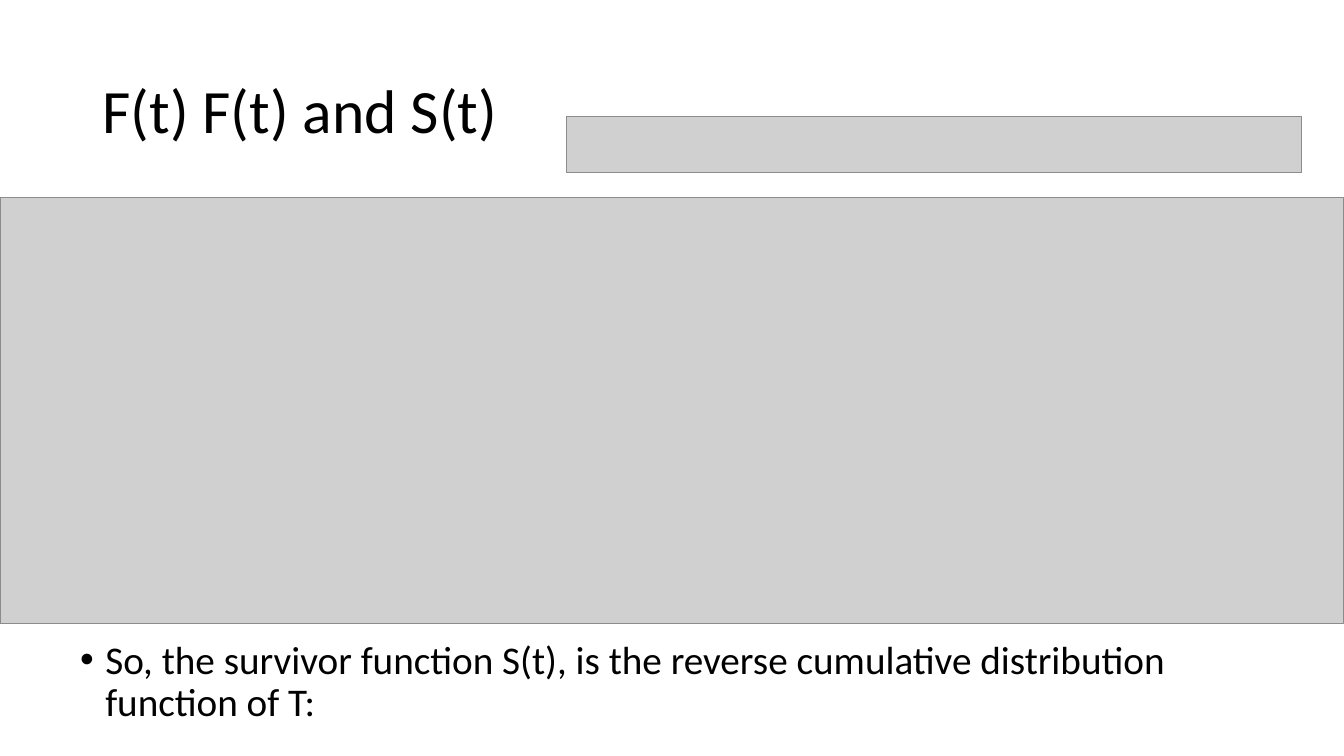
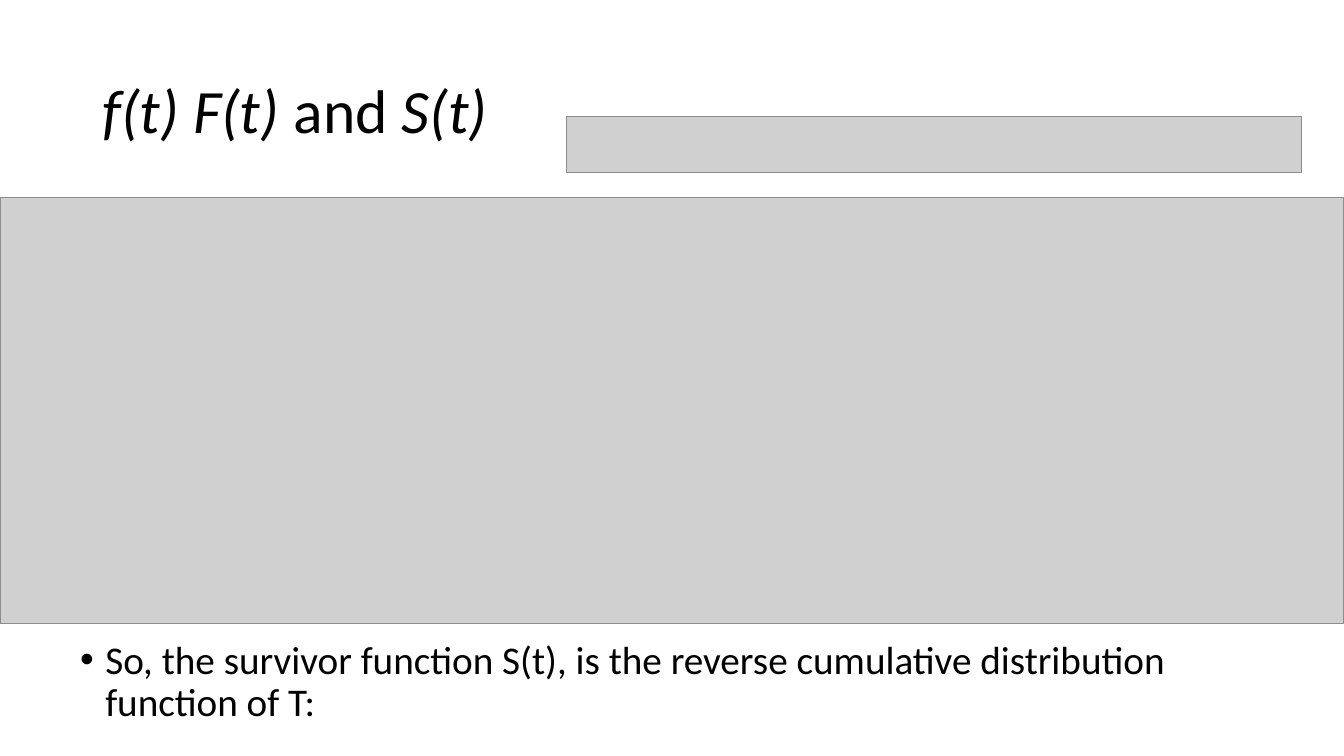
Before and after one commit to eamonn2014/survival-presentation, a slide deck: slide 7 of Survival Presentation April 2021.odp. Drawn at 1344x756 pixels with LibreOffice and Linux fonts; fonts in the diff are those of the drawing; grey boxes stand for pictures. Boxes give left, top, right and bottom in pixels: in the first picture for what was removed or moved away, otherwise in the second. Text is boxed around its words. In the diff, an @@ line names an element or a change of style, - is before the commit and + after.

```diff
--- a/Survival Presentation April 2021.odp
+++ b/Survival Presentation April 2021.odp
@@ title at [102,88,488,142]: text changed; italic on @@
-F(t) F(t) and S(t)
+f(t) F(t) and S(t)
```
Also in this commit, not shown: 3 other slides changed, 1 slide added, 1 other file.
